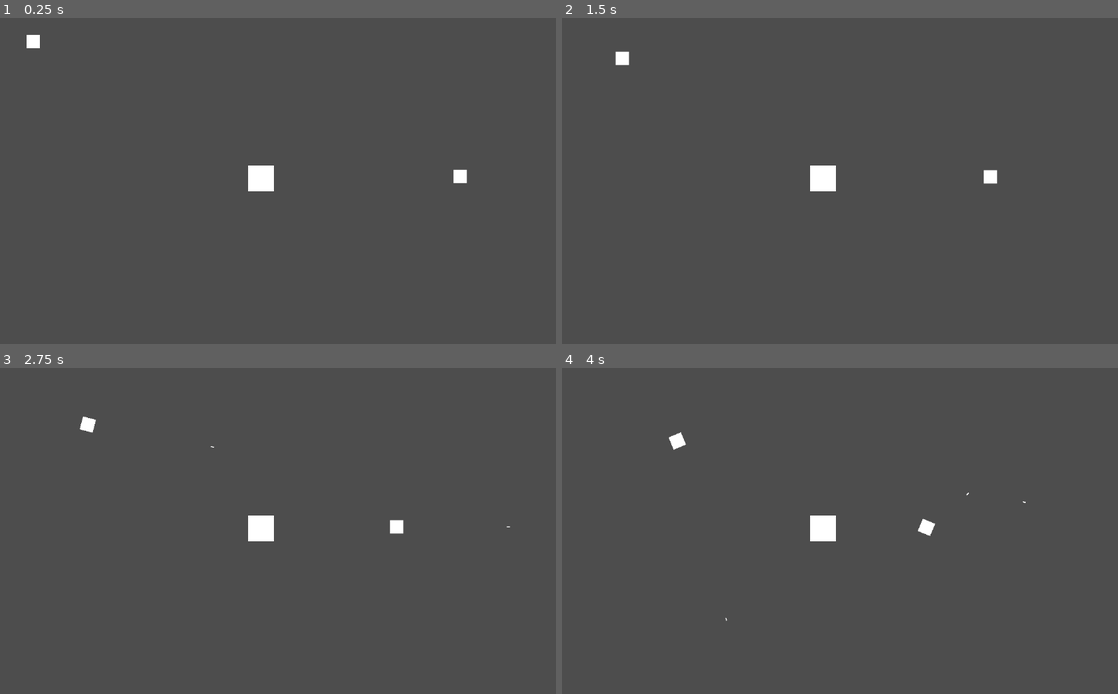
Above: before the commit, frames 1-4 (two rows, left to right).
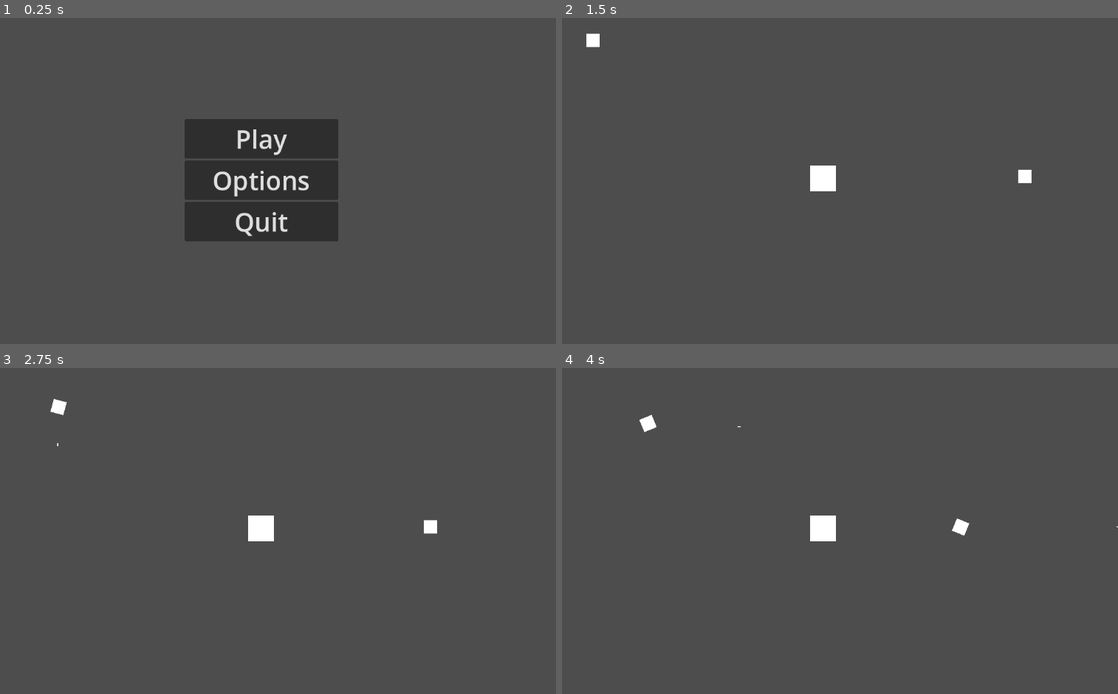
Above: after the commit, the same moments.

Repository: Tarnest/Spacewar-Clone
Game: Godot game, scene res://Main/main.tscn
Same seed, same stepped clock (60 frames per second), same inputs: the game is played once before the commit and once after it.
Inputs (mouse positions are in pixels of both pictures, inside the frame that each line leads up to):
- Up to frame 1 (0.25 s): no input
- Up to frame 2 (1.5 s): click (823, 181) at 0.5 s, where only the run after the commit has a clickable "Options"; click (823, 138) at 1.25 s, where only the run after the commit has a clickable "Play"
- Up to frame 3 (2.75 s): hold D (rotate_right) from 2.03 s (still down); tap Space (shoot) at 2.1 s; tap Shift (shoot2) at 2.3 s
- Up to frame 4 (4 s): release D (rotate_right) at 2.78 s; hold A (rotate_left) 2.78-3.53 s; tap Shift (shoot2) at 2.85, 3.8 s; tap Space (shoot) at 3.05 s; hold D (rotate_right) from 3.53 s (still down); hold Left (rotate_left2) from 3.53 s (still down)

The runs differ from the first frame. In frame 1, 10% of the frame differs, in the area x 4-85%, y 5-69%; in frame 2, 0.4%; in frame 3, 0.4%; in frame 4, 0.4%.

Commit message:
main menu added

Diff:
--- a/Game/game.gd
+++ b/Game/game.gd
@@ -4,18 +4,22 @@
 signal point(to)
 
 
-var neither_emitted = false
+var hit_emitted = false
 
 
 func _on_player_1_hit():
-	point.emit("player2")
+	hit("player2")
 
 
 func _on_player_2_hit():
-	point.emit("player1")
+	hit("player1")
 
 
 func _on_player_hit_player():
-	if !neither_emitted:
-		neither_emitted = true
-		point.emit(null)
+	hit(null)
+
+
+func hit(point_to):
+	if !hit_emitted:
+		hit_emitted = true
+		point.emit(point_to)
--- a/Game/game.tscn
+++ b/Game/game.tscn
@@ -9,13 +9,15 @@
 
 [node name="Black Hole" parent="." instance=ExtResource("2_aljg0")]
 
-[node name="Player1" parent="." node_paths=PackedStringArray("black_hole") groups=["Player"] instance=ExtResource("3_1dqky")]
+[node name="Player1" parent="." node_paths=PackedStringArray("black_hole", "game") groups=["Player"] instance=ExtResource("3_1dqky")]
 black_hole = NodePath("../Black Hole")
+game = NodePath("..")
 
-[node name="Player2" parent="." node_paths=PackedStringArray("black_hole") groups=["Player"] instance=ExtResource("3_1dqky")]
+[node name="Player2" parent="." node_paths=PackedStringArray("black_hole", "game") groups=["Player"] instance=ExtResource("3_1dqky")]
 position = Vector2(978, 320)
 player_type = "player2"
 black_hole = NodePath("../Black Hole")
+game = NodePath("..")
 
 [connection signal="hit" from="Player1" to="." method="_on_player_1_hit"]
 [connection signal="hit_player" from="Player1" to="." method="_on_player_hit_player"]
--- a/Main/main.gd
+++ b/Main/main.gd
@@ -4,7 +4,6 @@
 var player1_score = 0
 var player2_score = 0
 var scene = preload("res://Game/game.tscn")
-
 
 
 func _on_game_point(to):
@@ -22,7 +21,14 @@
 			child.queue_free()
 			break
 
+	spawn_game()
+
+
+func _on_menu_play():
+	spawn_game()
+
+
+func spawn_game():
 	var game = scene.instantiate()
-
 	game.connect("point", Callable(self, "_on_game_point"))
 	call_deferred("add_child", game)
--- a/Main/main.tscn
+++ b/Main/main.tscn
@@ -1,11 +1,25 @@
-[gd_scene load_steps=3 format=3 uid="uid://crjodv2moo0bf"]
+[gd_scene load_steps=4 format=3 uid="uid://crjodv2moo0bf"]
 
-[ext_resource type="PackedScene" uid="uid://blubdh5de3vc1" path="res://Game/game.tscn" id="1_1hbb7"]
 [ext_resource type="Script" path="res://Main/main.gd" id="1_qgbcr"]
+[ext_resource type="PackedScene" uid="uid://cm4k63uhc5frb" path="res://Menus/Main Menu/main_menu.tscn" id="2_kupcn"]
+[ext_resource type="Script" path="res://Menus/menu.gd" id="2_wufbg"]
 
 [node name="Main" type="CanvasLayer"]
 script = ExtResource("1_qgbcr")
 
-[node name="Game" parent="." instance=ExtResource("1_1hbb7")]
+[node name="Menu" type="Control" parent="."]
+layout_mode = 3
+anchors_preset = 0
+offset_right = 40.0
+offset_bottom = 40.0
+script = ExtResource("2_wufbg")
 
-[connection signal="point" from="Game" to="." method="_on_game_point"]
+[node name="Main Menu" parent="Menu" instance=ExtResource("2_kupcn")]
+layout_mode = 1
+offset_left = 363.0
+offset_top = 83.0
+offset_right = 750.0
+offset_bottom = 531.0
+
+[connection signal="play" from="Menu" to="." method="_on_menu_play"]
+[connection signal="button" from="Menu/Main Menu" to="Menu" method="_on_main_menu_button"]
--- /dev/null
+++ b/Menus/Main Menu/main_menu.gd
@@ -0,0 +1,15 @@
+extends Control
+
+signal button(type)
+
+
+func _on_play_pressed():
+	button.emit("play")
+
+
+func _on_options_pressed():
+	button.emit("options")
+
+
+func _on_quit_pressed():
+	get_tree().quit()
--- /dev/null
+++ b/Menus/Main Menu/main_menu.tscn
@@ -0,0 +1,56 @@
+[gd_scene load_steps=2 format=3 uid="uid://cm4k63uhc5frb"]
+
+[ext_resource type="Script" path="res://Menus/Main Menu/main_menu.gd" id="1_vruwd"]
+
+[node name="Main Menu" type="Control"]
+layout_mode = 3
+anchors_preset = 8
+anchor_left = 0.5
+anchor_top = 0.5
+anchor_right = 0.5
+anchor_bottom = 0.5
+offset_left = -193.0
+offset_top = -221.0
+offset_right = 194.0
+offset_bottom = 227.0
+grow_horizontal = 2
+grow_vertical = 2
+size_flags_horizontal = 4
+size_flags_vertical = 4
+script = ExtResource("1_vruwd")
+
+[node name="MarginContainer" type="MarginContainer" parent="."]
+layout_mode = 1
+anchors_preset = 8
+anchor_left = 0.5
+anchor_top = 0.5
+anchor_right = 0.5
+anchor_bottom = 0.5
+offset_left = -150.0
+offset_top = -119.5
+offset_right = 150.0
+offset_bottom = 119.5
+grow_horizontal = 2
+grow_vertical = 2
+
+[node name="VBoxContainer" type="VBoxContainer" parent="MarginContainer"]
+layout_mode = 2
+
+[node name="Play" type="Button" parent="MarginContainer/VBoxContainer"]
+layout_mode = 2
+theme_override_font_sizes/font_size = 50
+text = "Play"
+
+[node name="Options" type="Button" parent="MarginContainer/VBoxContainer"]
+layout_mode = 2
+theme_override_font_sizes/font_size = 50
+text = "Options"
+
+[node name="Quit" type="Button" parent="MarginContainer/VBoxContainer"]
+layout_mode = 2
+theme_override_font_sizes/font_size = 50
+text = "Quit"
+
+[connection signal="pressed" from="MarginContainer/VBoxContainer/Play" to="." method="_on_play_pressed"]
+[connection signal="pressed" from="MarginContainer/VBoxContainer/Options" to="." method="_on_options_pressed"]
+[connection signal="pressed" from="MarginContainer/VBoxContainer/Quit" to="." method="_on_quit_pressed"]
--- /dev/null
+++ b/Menus/menu.gd
@@ -0,0 +1,10 @@
+extends Control
+
+
+signal play
+
+
+func _on_main_menu_button(type):
+	if type == "play":
+		$"Main Menu".visible = false
+		play.emit()
--- a/Player/player.gd
+++ b/Player/player.gd
@@ -8,10 +8,12 @@
 @export var player_type = "player1"
 @export var bullet: PackedScene
 @export var black_hole: StaticBody2D
+@export var game: Node2D
 
 var direction = Vector2.ZERO
 var speed = 200
 var rotation_speed = deg_to_rad(150)
+var gravity_speed = 50
 var accel = 2
 var screen_size
 var player_size = 16.0
@@ -52,7 +54,7 @@
 			queue_free()
 			hit_player.emit()
 
-	var gravity = position.direction_to(black_hole_pos) * 50
+	var gravity = position.direction_to(black_hole_pos) * gravity_speed
 	var gravity_collision = move_and_collide(gravity * delta)
 	if gravity_collision:
 		if gravity_collision.get_collider() == black_hole:
@@ -73,10 +75,10 @@
 
 
 func shoot():
-	if get_child_count() < bullet_limit + 3:
-		var b = bullet.instantiate()
-		b.start(global_position + Vector2(30, 0).rotated(rotation), rotation)
-		get_tree().root.add_child(b)
+	await get_tree().create_timer(0.5).timeout
+	var b = bullet.instantiate()
+	b.start(global_position + Vector2(30, 0).rotated(rotation), rotation)
+	game.add_child(b)
 
 
 func on_hit():
